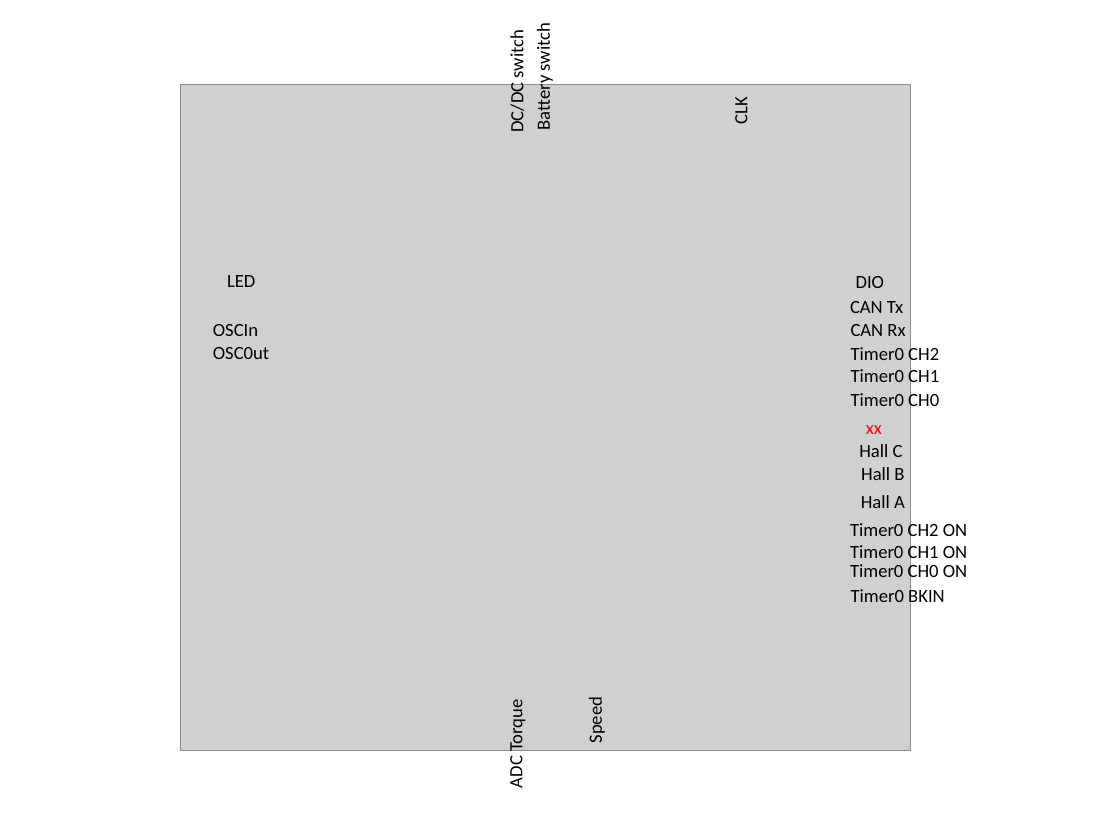
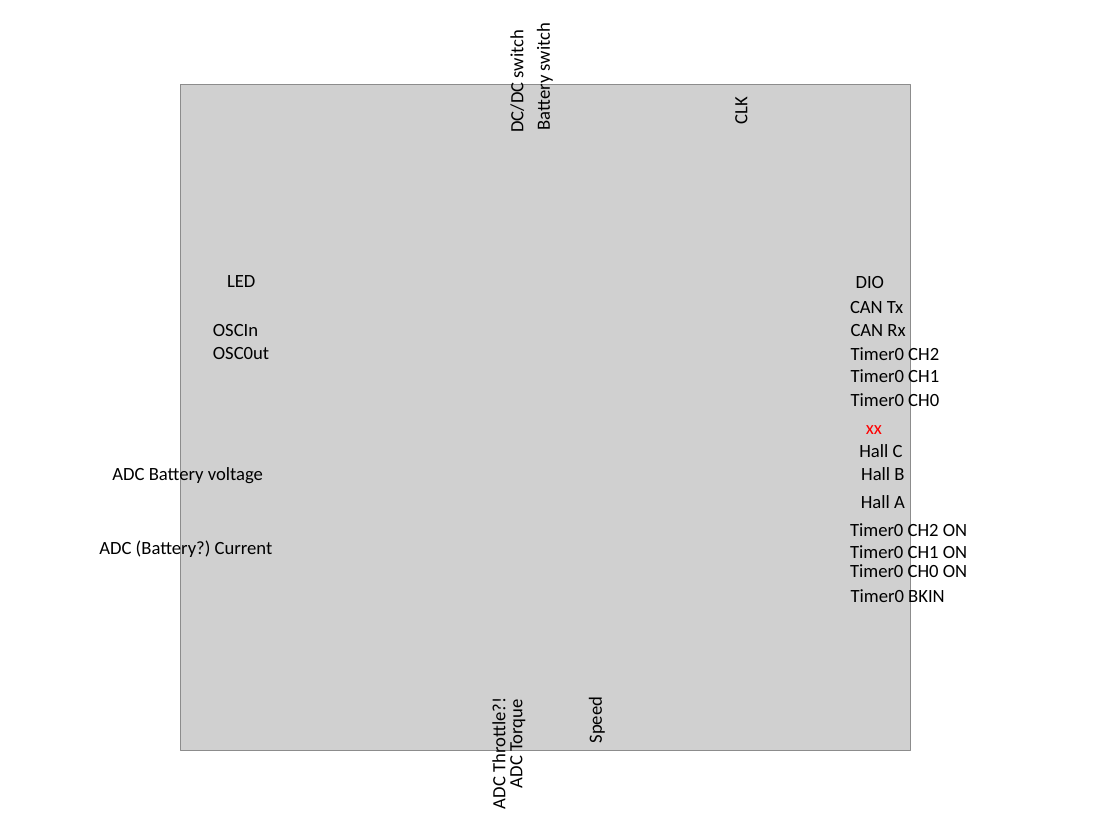
Before and after one commit to stancecoke/BAFANG_HUB_GD32F303RCT6, a slide deck: slide 1 of documentation/BANFANGHUB Pinout.pptx. Drawn at 1120x840 pixels with LibreOffice and Linux fonts; fonts in the diff are those of the drawing; grey boxes stand for pictures. Boxes give left, top, right and bottom in pixels: in the first picture for what was removed or moved away, otherwise in the second. Text is boxed around its words. In the diff, an @@ line names an element or a change of style, - is before the commit and + after.

```diff
--- a/documentation/BANFANGHUB Pinout.pptx
+++ b/documentation/BANFANGHUB Pinout.pptx
@@ text added at [112,465,263,486], 12 pt, text #000000 @@
+ADC Battery voltage
@@ text added at [99,538,273,559], 12 pt, text #000000 @@
+ADC (Battery?) Current
@@ text added at [488,705,511,808], 12 pt, text #000000 @@
+ADC Throttle?!
```
Also in this commit, not shown: 2 other files.
